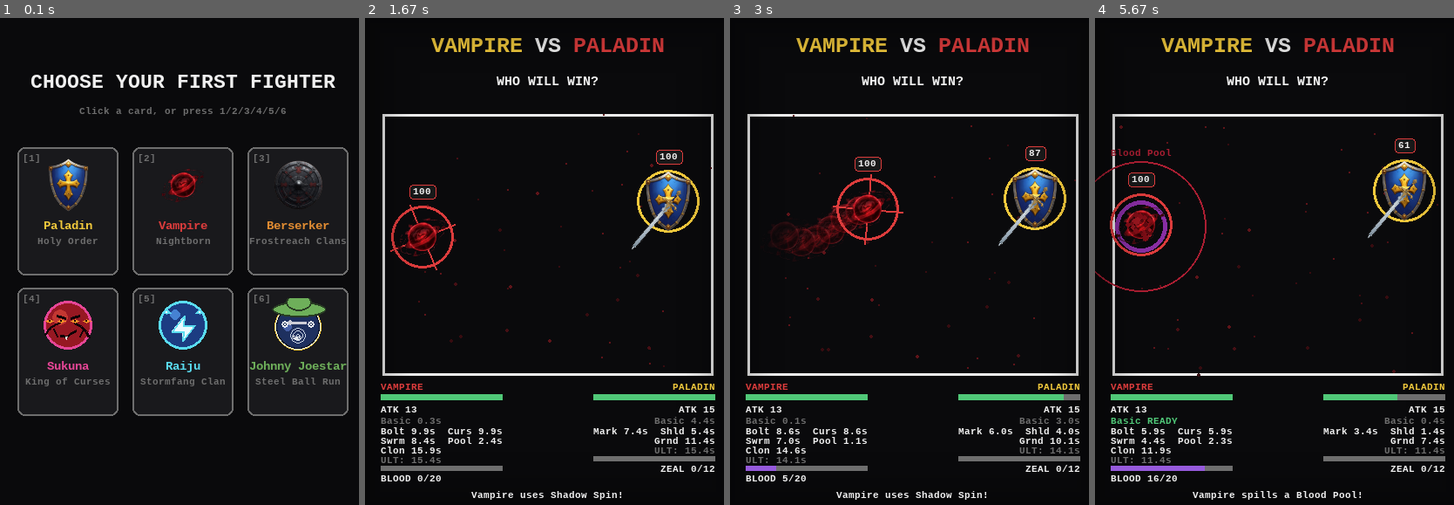
Above: before the commit, frames 1-4 (left to right).
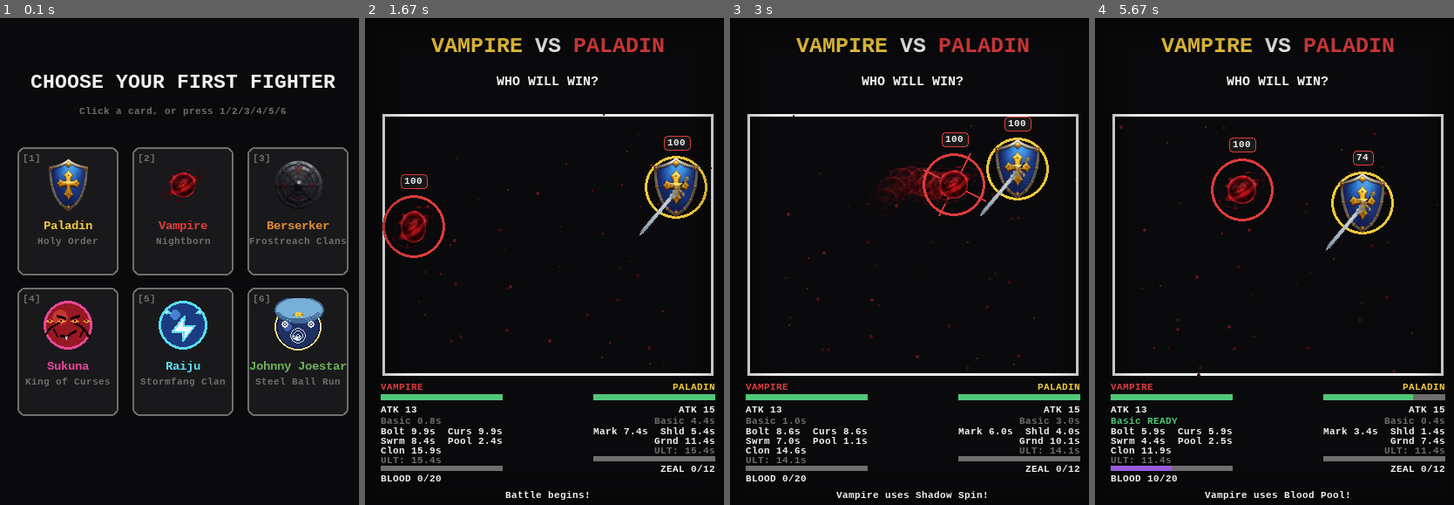
Above: after the commit, the same moments.

Repository: BintangRF/pygame-test
Game: pygame game, started from battle_animation.py
The game is run twice, just before and just after one commit, with the same random seed, the same clock (stepped at 60 frames per second) and the same inputs.
Inputs (mouse positions are in pixels of both pictures, inside the frame that each line leads up to):
- Up to frame 1 (0.1 s): no input
- Up to frame 2 (1.67 s): click (548, 261) at 0.38 s; click (458, 266) at 0.72 s; click "START" at 1.05 s
- Up to frame 3 (3 s): no input
- Up to frame 4 (5.67 s): no input

The runs differ from the first frame. In frame 1, 0.6% of the frame differs, in the area x 75-91%, y 57-64%; in frame 2, 3.8%; in frame 3, 6.2%, in the area x 4-98%, y 20-96%; in frame 4, 5.8%.

Commit message:
Rebalance cooldowns, redesign Johnny's sprite, and give Nail Bullet a Stand-charged look
Longer basic-attack cooldowns for Berserker/Raiju/Sukuna/Vampire, a
fitted-beanie redesign for Johnny's placeholder sprite (was a riding hat),
and Nail Bullet now draws as a glowing fingernail sliver instead of a
literal steel nail.

Diff:
--- a/game/characters/berserker/moves.py
+++ b/game/characters/berserker/moves.py
@@ -12,7 +12,7 @@
         # 900ms) but a much shorter reach (110 vs 170) — has to get in close.
         # Uses "claw" motion, not "melee_dash": a stationary double rake
         # with the axe instead of a dash-in strike like the others.
-        "basic": Ability("Reckless Cleave", "basic", "claw", 300, 1.0, melee_range=110),
+        "basic": Ability("Reckless Cleave", "basic", "claw", 900, 1.0, melee_range=110),
         "skills": [
             Ability("Axe Throw", "skill", "bolt", 9500, 0.9, tag="axe_throw"),
         ],
--- a/game/characters/johnny/sprite.py
+++ b/game/characters/johnny/sprite.py
@@ -1,16 +1,19 @@
 """Procedural placeholder sprite for Johnny Joestar — a stylish precision
-battle orb. No johnny.png asset exists, so this draws a wide-brimmed riding
-hat over a navy orb with a spiral "Spin" motif and a nail crossed at the
-brow instead of loading a file."""
+battle orb. No johnny.png asset exists, so this draws a fitted blue beanie
+banded by a gold horseshoe charm over a navy orb with a spiral "Spin" motif,
+instead of loading a file."""
+
+import math
 
 import pygame
 
-from ...core.constants import GOLD, JOHNNY_GREEN, NAIL_SILVER
+from ...core.constants import GOLD, JOHNNY_BEANIE_BLUE, JOHNNY_BEANIE_BLUE_DARK
 
 
 def make_johnny_sprite(size):
-    """Navy/royal-blue orb (not a literal face) with a hat, spiral marking
-    and calm spiral eyes — clean and controlled next to Sukuna/Raiju."""
+    """Navy/royal-blue orb (not a literal face) with a beanie, spiral
+    marking and calm spiral eyes — clean and controlled next to
+    Sukuna/Raiju."""
     surf = pygame.Surface((size, size), pygame.SRCALPHA)
     c = size / 2
     r = size * 0.44
@@ -27,15 +30,29 @@
     for i, ring_r in enumerate((r * 0.34, r * 0.22, r * 0.1)):
         pygame.draw.circle(surf, (200, 210, 225), spiral_c, ring_r, width=1)
 
-    # hat, bouncing slightly independently on top of the orb
-    brim_rect = pygame.Rect(0, 0, size * 1.0, size * 0.3)
-    brim_rect.center = (c, c - r * 0.65)
-    pygame.draw.ellipse(surf, JOHNNY_GREEN, brim_rect)
-    pygame.draw.ellipse(surf, (40, 60, 35), brim_rect, width=2)
-    crown_rect = pygame.Rect(0, 0, size * 0.48, size * 0.32)
-    crown_rect.center = (c, c - r * 0.95)
-    pygame.draw.ellipse(surf, JOHNNY_GREEN, crown_rect)
-    pygame.draw.ellipse(surf, (40, 60, 35), crown_rect, width=2)
+    # fitted beanie — a snug dome over the crown (not a brimmed riding hat),
+    # with a subtle cuffed fold at the brow and a gold horseshoe charm
+    # centered on it, Steel Ball Run's silhouette.
+    dome_rect = pygame.Rect(0, 0, r * 2.06, r * 1.15)
+    dome_rect.center = (c, c - r * 0.68)
+    pygame.draw.ellipse(surf, JOHNNY_BEANIE_BLUE, dome_rect)
+    pygame.draw.ellipse(surf, JOHNNY_BEANIE_BLUE_DARK, dome_rect, width=2)
+
+    fold_rect = dome_rect.inflate(-r * 0.16, -r * 0.14)
+    pygame.draw.arc(surf, JOHNNY_BEANIE_BLUE_DARK, fold_rect, math.radians(200), math.radians(340), width=2)
+
+    # the horseshoe: an open-bottomed gold arc on the brow, two small
+    # rivets ("nail holes") near its ends
+    hs_c = pygame.Vector2(c, c - r * 0.4)
+    hs_r = r * 0.18
+    hs_rect = pygame.Rect(0, 0, hs_r * 2, hs_r * 2)
+    hs_rect.center = hs_c
+    hs_width = max(2, round(size * 0.06))
+    pygame.draw.arc(surf, (150, 115, 25), hs_rect, math.radians(338), math.radians(562), width=hs_width + 2)
+    pygame.draw.arc(surf, GOLD, hs_rect, math.radians(340), math.radians(560), width=hs_width)
+    for ang_deg in (345, 555):
+        rivet = hs_c + pygame.Vector2(math.cos(math.radians(ang_deg)), math.sin(math.radians(ang_deg))) * hs_r
+        pygame.draw.circle(surf, (150, 115, 25), rivet, max(1, hs_width * 0.4))
 
     # calm spiral eyes
     eye_r = max(3, size * 0.07)
@@ -45,12 +62,6 @@
             shade = (240, 245, 250) if i == 0 else ((30, 45, 80) if i == 1 else (240, 245, 250))
             pygame.draw.circle(surf, shade, (ex, ey), max(1, ring_r))
 
-    # a nail crossed at the brow, his Stand's calling card
-    nail_len = size * 0.3
-    nx, ny = c, c - r * 0.12
-    pygame.draw.line(surf, NAIL_SILVER, (nx - nail_len / 2, ny), (nx + nail_len / 2, ny), 3)
-    pygame.draw.circle(surf, NAIL_SILVER, (nx - nail_len / 2, ny), 3)
-
     # small confident mouth
     m = size * 0.11
     pygame.draw.arc(
--- a/game/characters/raiju/moves.py
+++ b/game/characters/raiju/moves.py
@@ -10,7 +10,7 @@
     return {
         # a teleport-slash, not a dash: "melee_range" here is how far the
         # blink can reach, not how far Raiju has to run in.
-        "basic": Ability("Fang Flicker", "basic", "flicker_slash", 480, 1.0,
+        "basic": Ability("Fang Flicker", "basic", "flicker_slash", 2480, 1.0,
                           tag="static_bite", melee_range=190),
         "skills": [
             # guarantees 2 stacks of Static per hit (vs 1 from the basic) —
--- a/game/characters/sukuna/moves.py
+++ b/game/characters/sukuna/moves.py
@@ -13,7 +13,7 @@
         # a flurry). dmg_mult 1.0 on ATK 9 (see CHARACTERS) means this hits
         # for exactly 9 — a very short 260ms cooldown is what makes him
         # dangerous.
-        "basic": Ability("Hachi", "basic", "instant_cut", 260, 1.0, tag="dismantle"),
+        "basic": Ability("Hachi", "basic", "instant_cut", 2260, 1.0, tag="dismantle"),
         "skills": [
             # no windup travel, no projectile — the cut just appears on the
             # target (see "instant_cut" in core/motions.py / core/battle_loop.py).
--- a/game/characters/vampire/moves.py
+++ b/game/characters/vampire/moves.py
@@ -8,7 +8,7 @@
 
 def make_vampire_abilities():
     return {
-        "basic": Ability("Shadow Spin", "basic", "spin", 450, 1.0),
+        "basic": Ability("Shadow Spin", "basic", "spin", 1450, 1.0),
         "skills": [
             Ability("Blood Bolt", "skill", "bolt", 10500, 1.4, heal_ratio=0.35, tag="blood_bolt"),
             Ability("Blood Curse", "skill", "bolt", 10500, 0.0, tag="curse"),
--- a/game/core/constants.py
+++ b/game/core/constants.py
@@ -18,6 +18,12 @@
 RAIJU_CYAN = (90, 220, 240)
 JOHNNY_GREEN = (110, 175, 90)
 NAIL_SILVER = (205, 205, 215)
+# Johnny's Nail Bullet is one of his own fingernails, Stand-charged and
+# glowing — not a literal steel nail (see draw_nail in core/effects.py).
+NAIL_GLOW_BLUE = (80, 220, 255)
+# His beanie/durag and its gold horseshoe charm (characters/johnny/sprite.py).
+JOHNNY_BEANIE_BLUE = (120, 175, 215)
+JOHNNY_BEANIE_BLUE_DARK = (65, 105, 150)
 METER_COLOR = (150, 90, 220)
 SHIELD_COLOR = (120, 190, 255)
 CURSE_COLOR = (150, 50, 180)
--- a/game/core/effects.py
+++ b/game/core/effects.py
@@ -148,22 +148,42 @@
 
 
 def draw_nail(screen, pos, direction, color, size=1.0):
-    """A thin metal nail in flight, tip forward — Johnny's Nail Bullet
-    projectile, used for the basic attack, Tusk Act 2, Tusk Act 3, and
-    Tusk Act 4 alike (they differ in behavior, not in what the bullet
-    looks like)."""
-    if direction.length_squared() == 0:
-        direction = pygame.Vector2(1, 0)
-    d = direction.normalize()
-    perp = pygame.Vector2(-d.y, d.x)
-    tip = pos + d * 13 * size
-    back = pos - d * 11 * size
-    pygame.draw.line(screen, color, back, tip, max(2, int(3 * size)))
-    pygame.draw.line(screen, WHITE, back.lerp(tip, 0.2), tip, max(1, int(1.5 * size)))
-    head_l = back + perp * 4 * size
-    head_r = back - perp * 4 * size
-    pygame.draw.line(screen, color, head_l, head_r, max(1, int(2 * size)))
-    pygame.draw.circle(screen, WHITE, (int(tip.x), int(tip.y)), max(1, int(2 * size)))
+    """One of Johnny's own fingernails, Stand-charged and fired as a bullet
+    (see Tusk's glowing fingertips) — not a literal steel nail: a small
+    curved nail-clipping sliver wrapped in a soft glow, tip forward. Used
+    for the basic attack, Tusk Act 2, Tusk Act 3, and Tusk Act 4 alike (they
+    differ in behavior, not in what the bullet looks like)."""
+    if direction.length_squared() == 0:
+        direction = pygame.Vector2(1, 0)
+    d = direction.normalize()
+    perp = pygame.Vector2(-d.y, d.x)
+    length = 15 * size
+    width = 7 * size
+    tip = pos + d * length * 0.6
+    tail = pos - d * length * 0.4
+    # a shallow crescent — the outer edge bows out, the inner edge bows in,
+    # like a real clipped fingernail instead of a straight spike
+    outer_mid = pos + perp * width * 0.6 + d * length * 0.05
+    inner_mid = pos - perp * width * 0.18 - d * length * 0.05
+    body = [
+        tail + perp * width * 0.42,
+        outer_mid,
+        tip + perp * width * 0.08,
+        tip - perp * width * 0.08,
+        inner_mid,
+        tail - perp * width * 0.3,
+    ]
+
+    # a soft translucent halo (real alpha, via a throwaway surface — a solid
+    # opaque circle here would just bury the crescent shape under a blob)
+    glow_r = max(4, int(width * 1.9))
+    glow_surf = pygame.Surface((glow_r * 2, glow_r * 2), pygame.SRCALPHA)
+    pygame.draw.circle(glow_surf, (*color, 100), (glow_r, glow_r), glow_r)
+    screen.blit(glow_surf, (pos.x - glow_r, pos.y - glow_r))
+
+    pygame.draw.polygon(screen, color, body)
+    pygame.draw.line(screen, WHITE, pos, tip, max(1, int(1.4 * size)))
+    pygame.draw.circle(screen, WHITE, (int(tip.x), int(tip.y)), max(1, int(1.6 * size)))
 
 
 def draw_slash(screen, center, direction, color, length=30, width=5):
